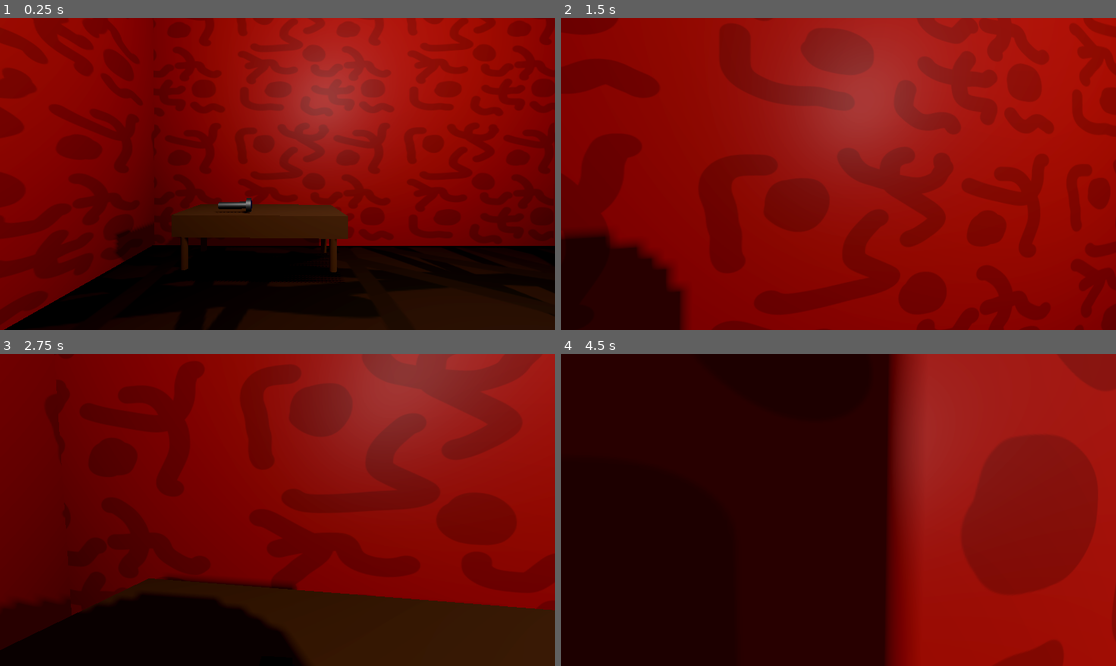
Above: before the commit, frames 1-4 (two rows, left to right).
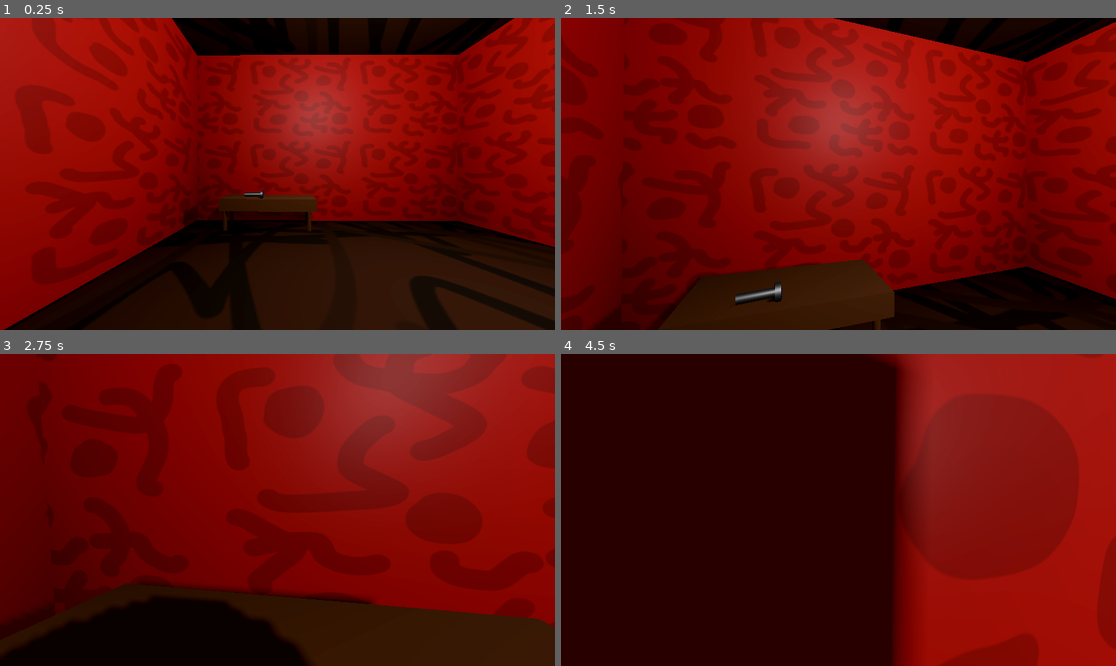
Above: after the commit, the same moments.

Repository: christiannoll/Basic3DGame
Game: Godot game, scene res://Scenes/level.tscn
Same seed, same stepped clock (60 frames per second), same inputs: the game is played once before the commit and once after it.
Inputs (mouse positions are in pixels of both pictures, inside the frame that each line leads up to):
- Up to frame 1 (0.25 s): no input
- Up to frame 2 (1.5 s): tap Enter at 0.5 s; move the mouse to (866, 174) at 0.52 s; hold W (forward) from 0.53 s (still down); tap F (flashlight) at 0.6 s; tap Space (jump) at 0.77 s; move the mouse to (810, 174) at 1.27 s; tap E (interact) at 1.35 s
- Up to frame 3 (2.75 s): keep holding W (forward); tap Space (jump) at 1.52 s; move the mouse to (288, 503) at 2.02 s; tap Shift (sprint) at 2.1 s
- Up to frame 4 (4.5 s): keep holding W (forward); tap Space (jump) at 2.75, 3.02, 3.77 s; move the mouse to (832, 516) at 2.77 s; tap F (flashlight) at 2.85 s; move the mouse to (877, 513) at 3.52 s; tap E (interact) at 3.6 s; move the mouse to (794, 506) at 4.27 s; tap Shift (sprint) at 4.35 s

The runs differ from the first frame. In frame 1, 49% of the frame differs, in the area x 0-100%, y 0-100%; in frame 2, 50%; in frame 3, 20%; in frame 4, 14%.

Commit message:
Added beginning_cutscene

Diff:
--- a/Scenes/level.tscn
+++ b/Scenes/level.tscn
@@ -223,7 +223,7 @@
 mesh = SubResource("BoxMesh_tumq0")
 
 [node name="Player" parent="." unique_id=1211612180 instance=ExtResource("1_tumq0")]
-transform = Transform3D(0.005305818, 0, -0.99998593, 0, 1, 0, 0.99998593, 0, 0.005305818, -3.8026655, 1.5, -30.29963)
+transform = Transform3D(0.005305818, 0, -0.99998593, 0, 1, 0, 0.99998593, 0, 0.005305818, -5.9862366, 1.5, -30.29963)
 
 [node name="lights" type="Node3D" parent="." unique_id=1863057904]
 
@@ -240,10 +240,10 @@
 transform = Transform3D(1, 0, 0, 0, 1, 0, 0, 0, 1, -3.8916702, 5.52642, -28.468962)
 
 [node name="Table" parent="." unique_id=404156894 instance=ExtResource("7_8c0lf")]
-transform = Transform3D(0.026613131, 0, 0.9996458, 0, 0.96967936, 0, -0.9996458, 0, 0.026613131, -0.25059772, 0.7947067, -30.559624)
+transform = Transform3D(0.026613131, 0, 0.9996458, 0, 0.96967936, 0, -0.9996458, 0, 0.026613131, -0.25059772, 0.7460078, -30.559624)
 
 [node name="Flashlight" parent="." unique_id=360502918 instance=ExtResource("8_754fn")]
-transform = Transform3D(-0.19945674, 0, -0.014731198, 0, 0.2, 0, 0.014731198, 0, -0.19945674, -0.5731386, 1.528923, -30.949368)
+transform = Transform3D(-0.19945674, 0, -0.014731198, 0, 0.2, 0, 0.014731198, 0, -0.19945674, -0.5731386, 1.4606438, -30.949368)
 
 [node name="ambience_sounds" type="Node3D" parent="." unique_id=133983811]
 
@@ -273,3 +273,9 @@
 pitch_scale = 0.4
 autoplay = true
 max_distance = 60.0
+
+[node name="beginning_cutscene" type="Node3D" parent="." unique_id=1633004939]
+
+[node name="Camera3D" type="Camera3D" parent="beginning_cutscene" unique_id=1691070056]
+transform = Transform3D(-1, 0, -8.742278e-08, 0, 1, 0, 8.742278e-08, 0, -1, -4.3856316, 0.85665464, -33.445534)
+far = 50.0
